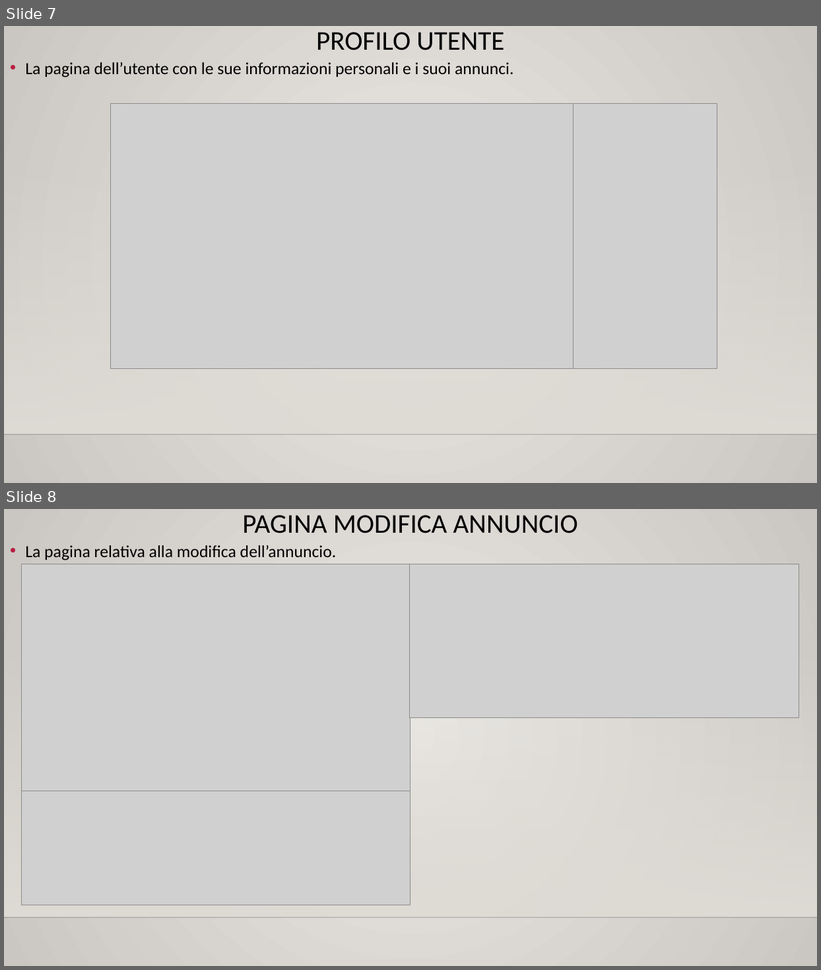
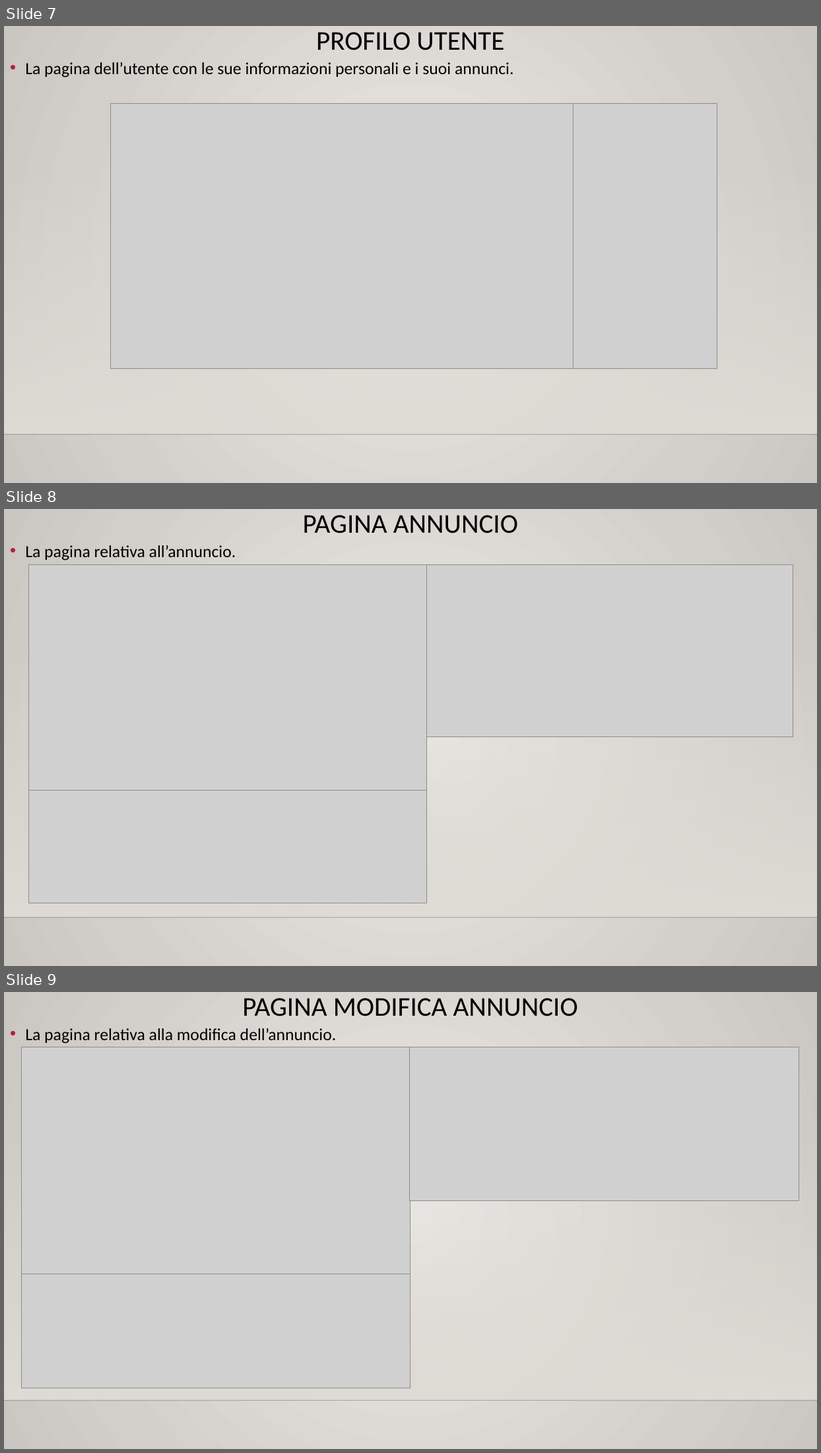
Before and after one commit to LucaNastasi/LibroAuto, a slide deck: presentazione.pptx. Shown one above the other, each under a label of ours: slides 7 and 8 before the commit, slides 7, 8 and 9 after it. The pictures are 821x970 and 821x1453 pixels, drawn with LibreOffice and Linux fonts; fonts in the diff are those of the drawing; grey boxes stand for pictures; background and template pictures are left out. Boxes give left, top, right and bottom in pixels: in the first picture for what was removed or moved away, otherwise in the second. Text is boxed around its words. In the diff, an @@ line names an element or a change of style, - is before the commit and + after.

```diff
--- a/presentazione.pptx
+++ b/presentazione.pptx
@@ slide 8 added at (x1=4, y1=509, x2=817, y2=966), background gradient #ECEAE7 to #CAC7C1; not listed: 2 template elements that a slide beside it also shows @@
@@ title added at (x1=303, y1=515, x2=518, y2=533), 32 pt, text #000000 @@
+PAGINA ANNUNCIO
@@ text added at (x1=25, y1=545, x2=236, y2=560), 20 pt, text #000000 @@
+• La pagina relativa all’annuncio.
@@ picture added at (x1=29, y1=564, x2=426, y2=790) @@
@@ picture added at (x1=426, y1=564, x2=793, y2=737) @@
@@ picture added at (x1=29, y1=791, x2=426, y2=904) @@
@@ what was slide 8 is now slide 9 @@
```
Also in this commit, not shown: 5 other files.
